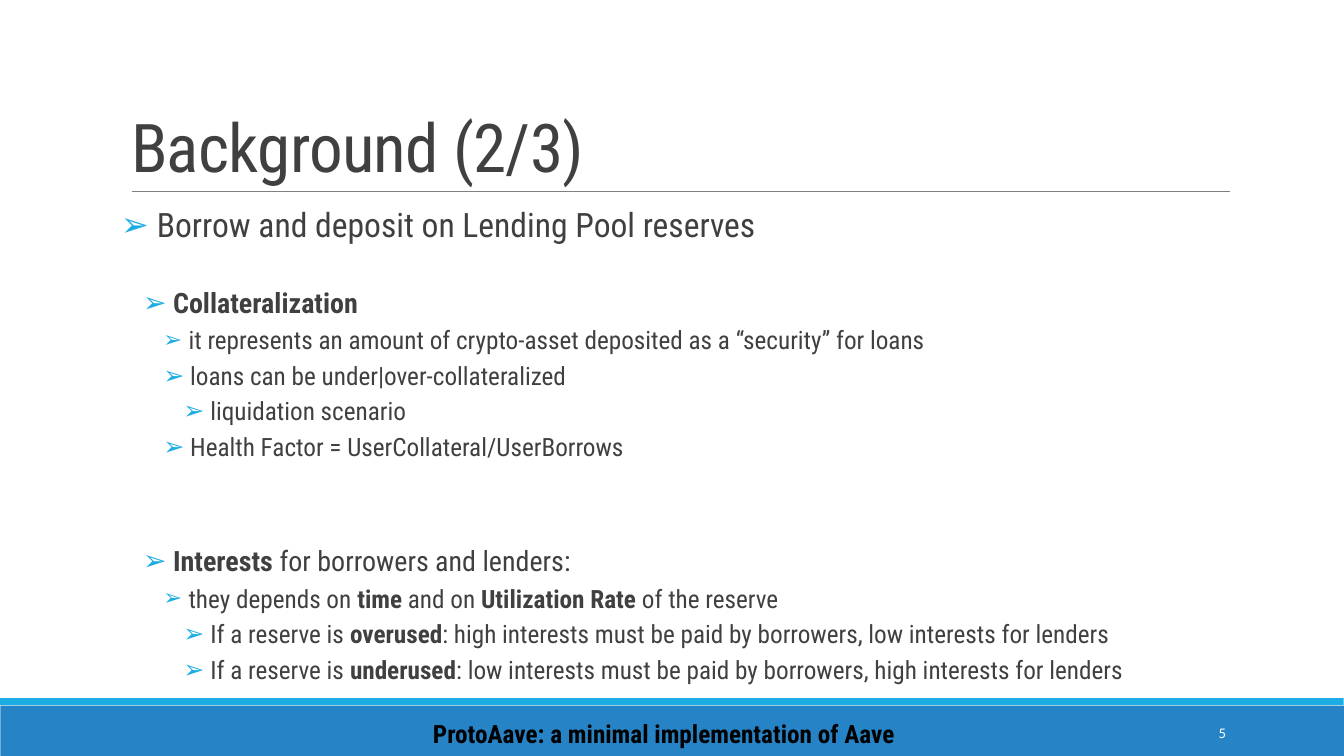
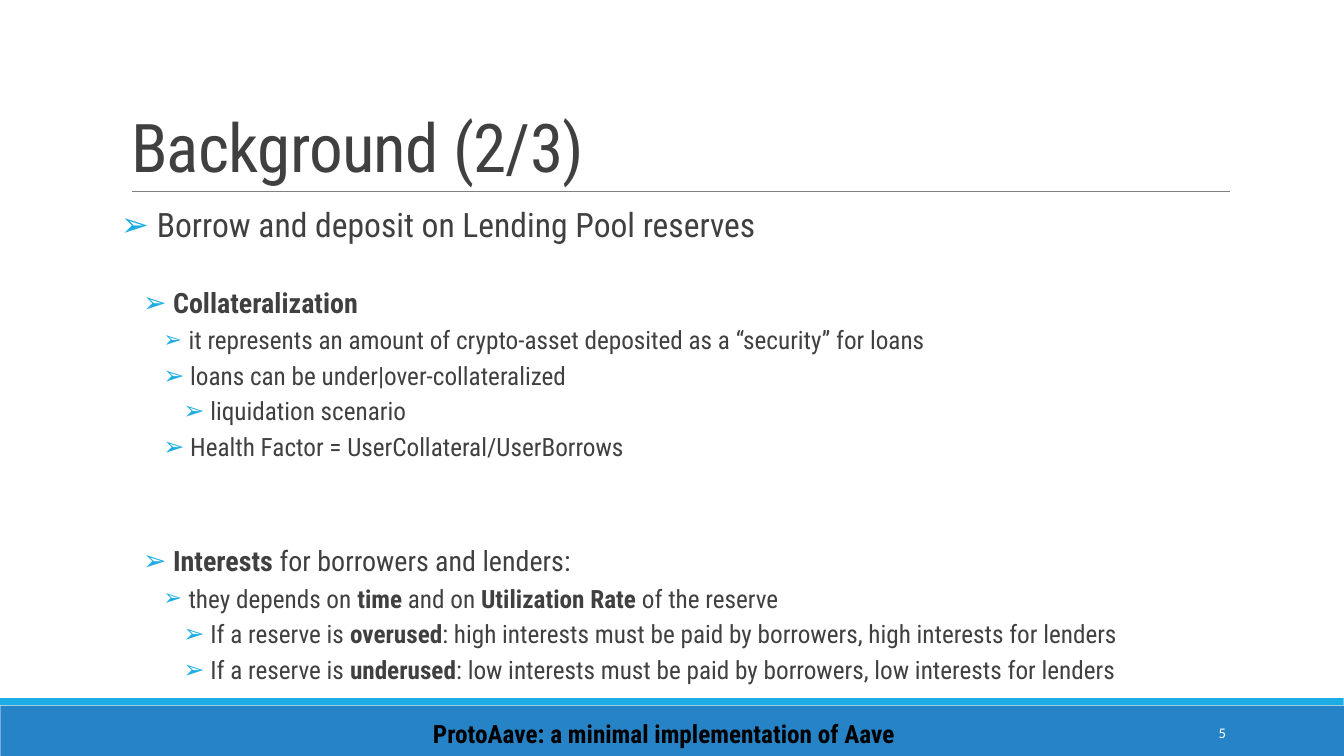
Before and after one commit to enricopiseddu/lendingPool, a slide deck: slide 5 of presentation.pptx. Drawn at 1344x756 pixels with LibreOffice and Linux fonts; fonts in the diff are those of the drawing. Boxes give left, top, right and bottom in pixels: in the first picture for what was removed or moved away, otherwise in the second. Text is boxed around its words. In the diff, an @@ line names an element or a change of style, - is before the commit and + after.

Commit message:
update pptx

```diff
--- a/presentation.pptx
+++ b/presentation.pptx
@@ text at box(210, 624, 1116, 685): text changed @@
-      ➢ If a reserve is overused: high interests must be paid by borrowers, low interests for lenders
-      ➢ If a reserve is underused: low interests must be paid by borrowers, high interests for lenders
+      ➢ If a reserve is overused: high interests must be paid by borrowers, high interests for lenders
+      ➢ If a reserve is underused: low interests must be paid by borrowers, low interests for lenders
```
Also in this commit, not shown: 2 other slides changed.
